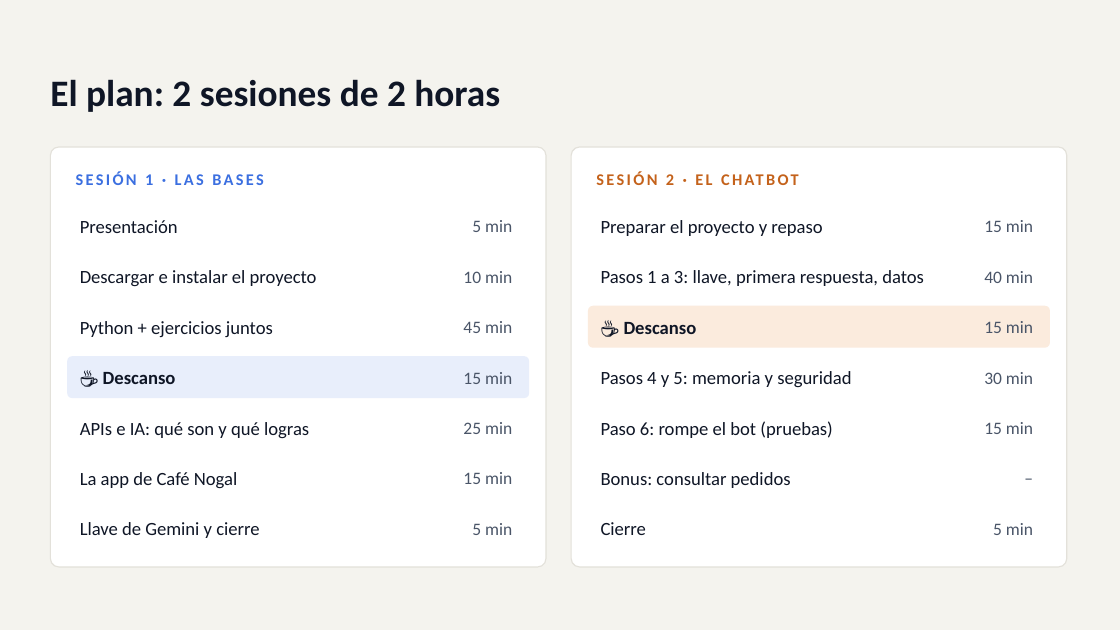
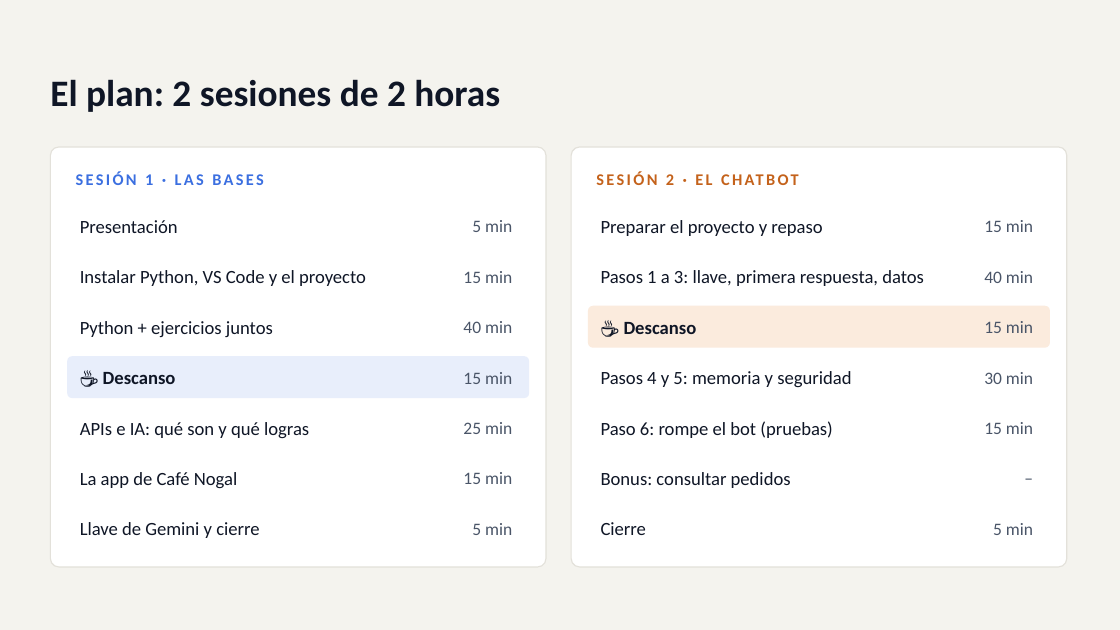
Before and after one commit to Wishard1/AngelDominguez, a slide deck: slide 3 of taller-ia/Implementa_IA_en_tus_sistemas.pptx. Drawn at 1120x630 pixels with LibreOffice and Linux fonts; fonts in the diff are those of the drawing. Boxes give left, top, right and bottom in pixels: in the first picture for what was removed or moved away, otherwise in the second. Text is boxed around its words. In the diff, an @@ line names an element or a change of style, - is before the commit and + after.

```diff
--- a/taller-ia/Implementa_IA_en_tus_sistemas.pptx
+++ b/taller-ia/Implementa_IA_en_tus_sistemas.pptx
@@ text at <box>80,270,366,286</box>: text changed @@
-Descargar e instalar el proyecto
+Instalar Python, VS Code y el proyecto
@@ text at <box>463,271,512,283</box>: text changed @@
-10 min
+15 min
@@ text at <box>463,321,512,333</box>: text changed @@
-45 min
+40 min
```
Also in this commit, not shown: 10 other slides changed, 1 slide added, 6 other files.
